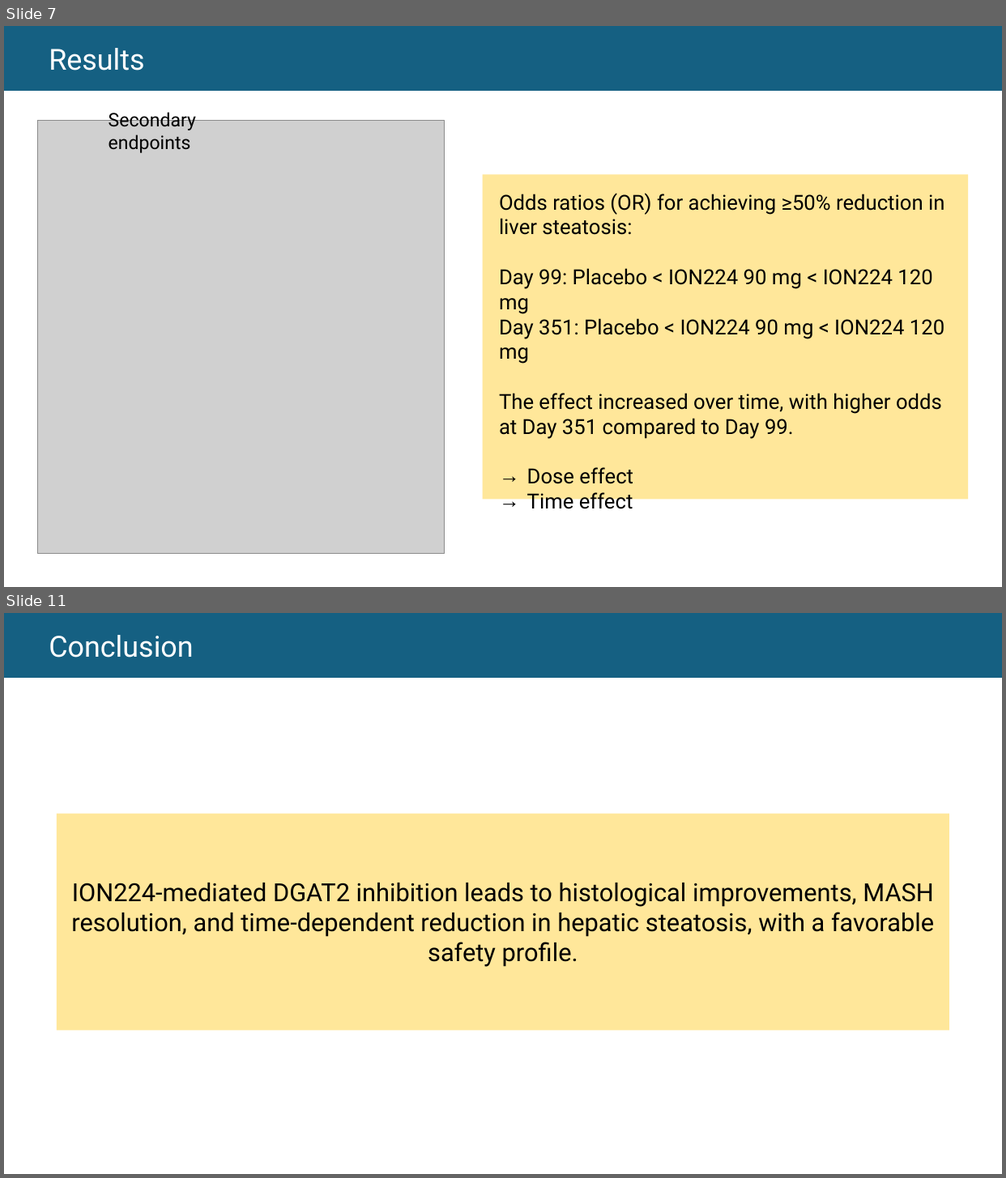
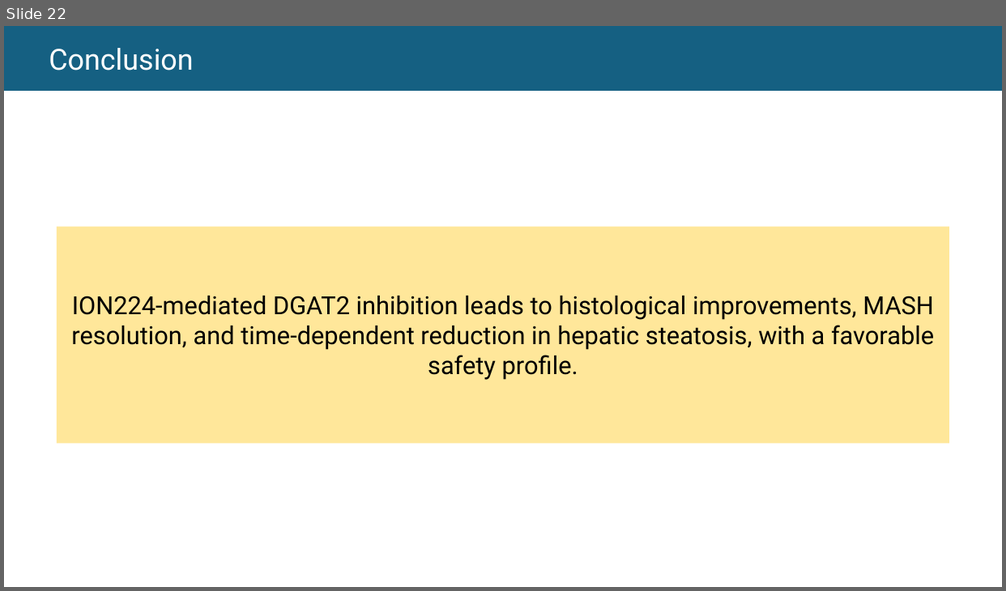
Before and after one commit to thomashusson29/M2biostatistiques, a slide deck: S1/devoirEO/Oral M2.pptx. Shown one above the other, each under a label of ours: slides 7 and 11 before the commit, slide 22 after it; the slides between them are not shown. The pictures are 1006x1178 and 1006x591 pixels, drawn with LibreOffice and Linux fonts; fonts in the diff are those of the drawing; grey boxes stand for pictures. Boxes give left, top, right and bottom in pixels: in the first picture for what was removed or moved away, otherwise in the second. Text is boxed around its words. In the diff, an @@ line names an element or a change of style, - is before the commit and + after.

```diff
--- a/S1/devoirEO/Oral M2.pptx
+++ b/S1/devoirEO/Oral M2.pptx
@@ slide 7 removed at (x1=4, y1=26, x2=1002, y2=587), background #FFFFFF @@
@@ rectangle removed at (x1=4, y1=26, x2=1002, y2=90) @@
-  Results
@@ picture removed at (x1=38, y1=120, x2=445, y2=553) @@
@@ text removed at (x1=108, y1=110, x2=196, y2=153) @@
-Secondary endpoints
@@ rectangle removed at (x1=483, y1=175, x2=968, y2=500) @@
@@ text removed at (x1=499, y1=193, x2=944, y2=484) @@
-Odds ratios (OR) for achieving ≥50% reduction in liver steatosis:
-Day 99: Placebo < ION224 90 mg < ION224 120 mg
-Day 351: Placebo < ION224 90 mg < ION224 120 mg
-The effect increased over time, with higher odds at Day 351 compared to Day 99.
-→ Dose effect
-→ Time effect
@@ what was slide 11 is now slide 22 @@
```
Also in this commit, not shown: 3 slides changed, 18 slides added, 6 other slides removed, 31 other files.
